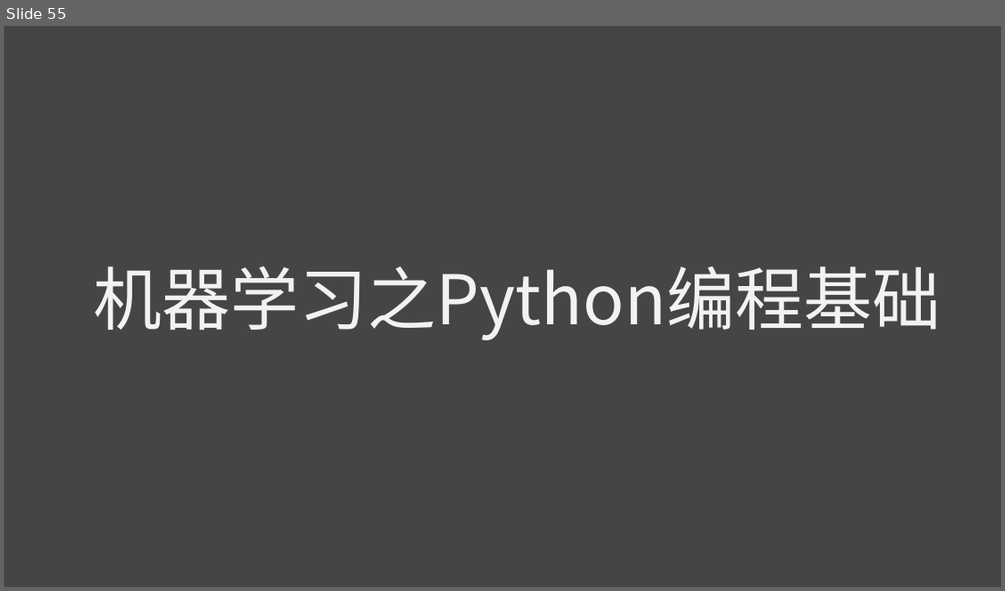
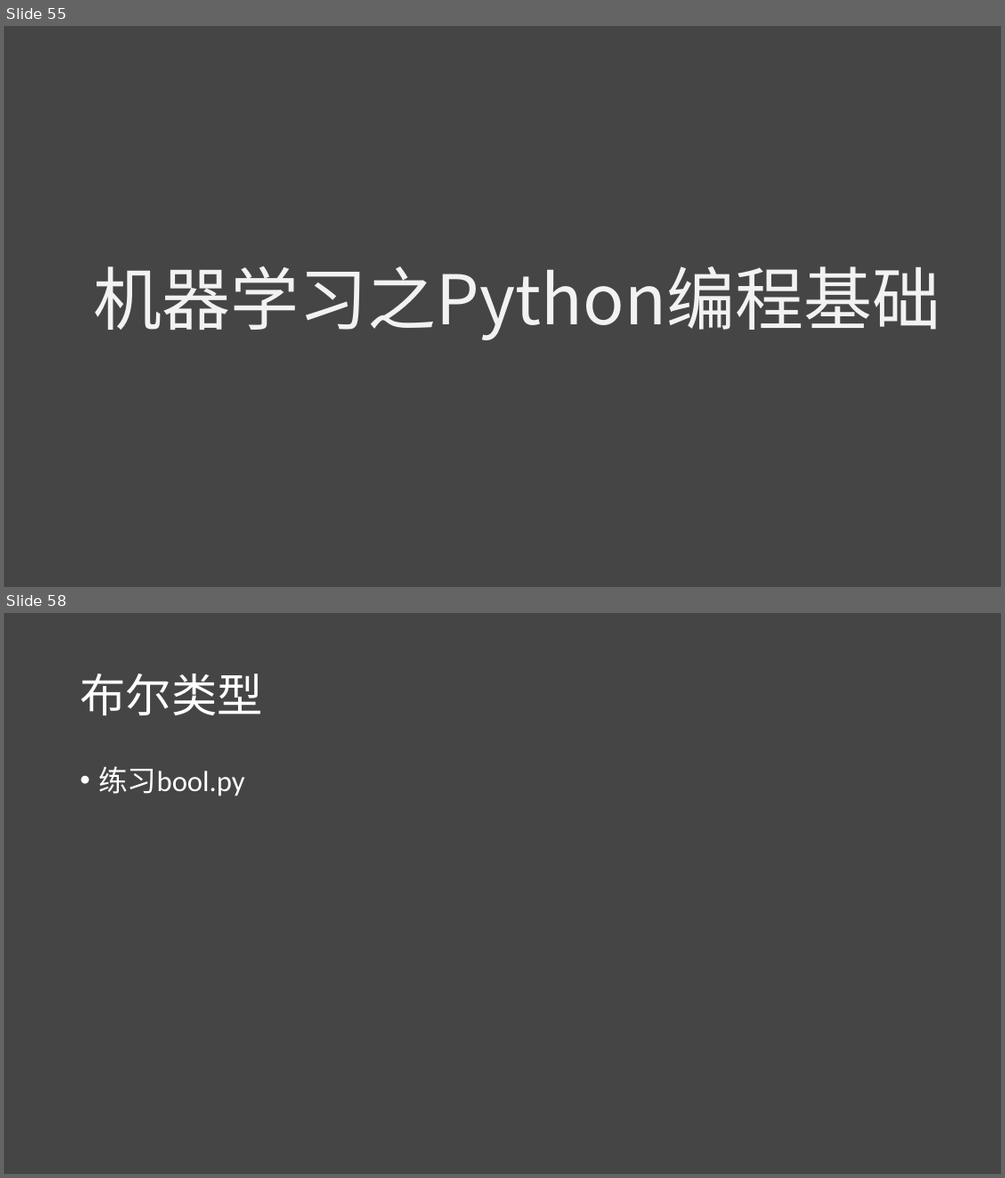
Before and after one commit to lichao312214129/lc_rsfmri_tools_python, a slide deck: The_first_ml_training/第一届机器学习实战班.pptx. Shown one above the other, each under a label of ours: slide 55 before the commit, slides 55 and 58 after it; the slides between them are not shown. The pictures are 1005x591 and 1005x1178 pixels, drawn with LibreOffice and Linux fonts; fonts in the diff are those of the drawing. Boxes give left, top, right and bottom in pixels: in the first picture for what was removed or moved away, otherwise in the second. Text is boxed around its words. In the diff, an @@ line names an element or a change of style, - is before the commit and + after.

```diff
--- a/The_first_ml_training/第一届机器学习实战班.pptx
+++ b/The_first_ml_training/第一届机器学习实战班.pptx
@@ slide 58 added at box(4, 613, 1001, 1174), background #454545 @@
@@ title added at box(80, 674, 262, 715), 44 pt, text #FFFFFF @@
+布尔类型
@@ text added at box(98, 766, 244, 796), 28 pt, text #FFFFFF @@
+• 练习bool.py
```
Also in this commit, not shown: 6 other slides added, 3 slides removed, 6 other files.
